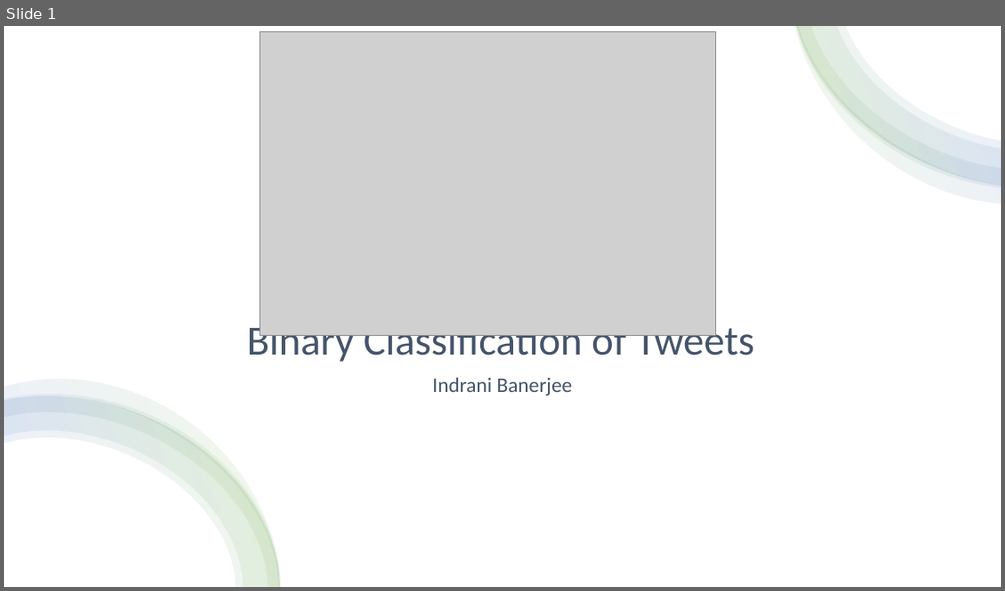
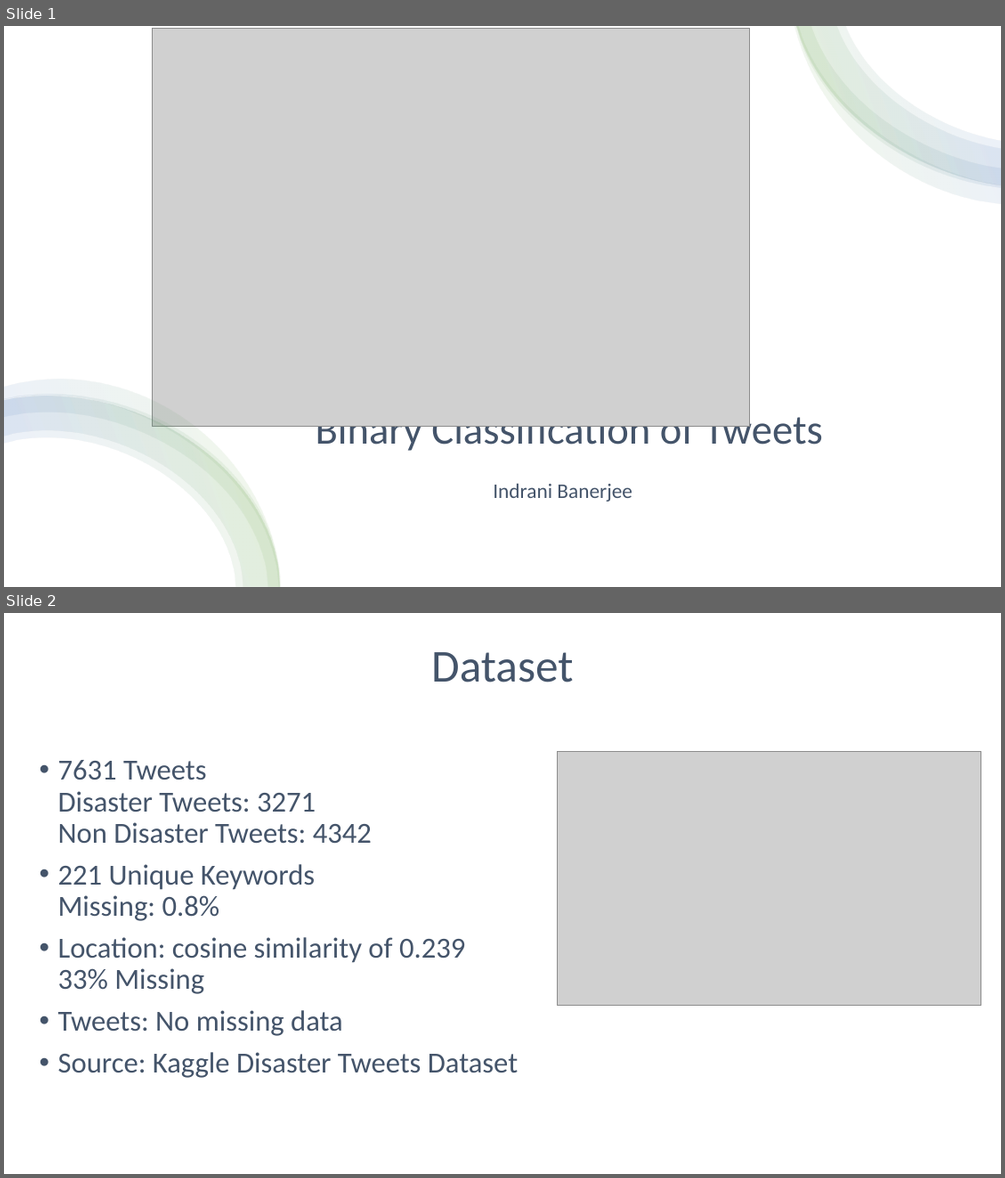
Before and after one commit to iban121/Springboard, a slide deck: Capstone 3/notebooks/Binary Classification of Tweets.pptx. Shown one above the other, each under a label of ours: slide 1 before the commit, slides 1 and 2 after it. The pictures are 1005x591 and 1005x1178 pixels, drawn with LibreOffice and Linux fonts; fonts in the diff are those of the drawing; grey boxes stand for pictures. Boxes give left, top, right and bottom in pixels: in the first picture for what was removed or moved away, otherwise in the second. Text is boxed around its words. In the diff, an @@ line names an element or a change of style, - is before the commit and + after.

```diff
--- a/Capstone 3/notebooks/Binary Classification of Tweets.pptx
+++ b/Capstone 3/notebooks/Binary Classification of Tweets.pptx
@@ slide 2 added at <box>4,613,1001,1174</box>, background #FFFFFF @@
@@ title added at <box>431,652,573,682</box>, 44 pt, text #44546A @@
+Dataset
@@ text added at <box>58,760,518,1078</box>, 28 pt, text #44546A @@
+• 7631 Tweets
+  Disaster Tweets: 3271
+  Non Disaster Tweets: 4342
+• 221 Unique Keywords
+  Missing: 0.8%
+• Location: cosine similarity of 0.239
+  33% Missing
+• Tweets: No missing data
+• Source: Kaggle Disaster Tweets Dataset
@@ picture added at <box>558,751,981,1005</box> @@
@@ slide 1 changed as well @@
@@ picture: place and size @@
-picture at <box>259,31,715,336</box>
+picture at <box>153,29,750,426</box>
@@ title "Binary Classification of Tweets": place and size @@
-title "Binary Classification of Tweets" at <box>247,320,755,365</box>
+title "Binary Classification of Tweets" at <box>316,409,823,454</box>
@@ subtitle "Indrani Banerjee": place and size @@
-subtitle "Indrani Banerjee" at <box>432,378,573,395</box>
+subtitle "Indrani Banerjee" at <box>493,483,632,501</box>
```
Also in this commit, not shown: 2 other slides changed, 7 other slides added, 6 slides removed, 3 other files.
